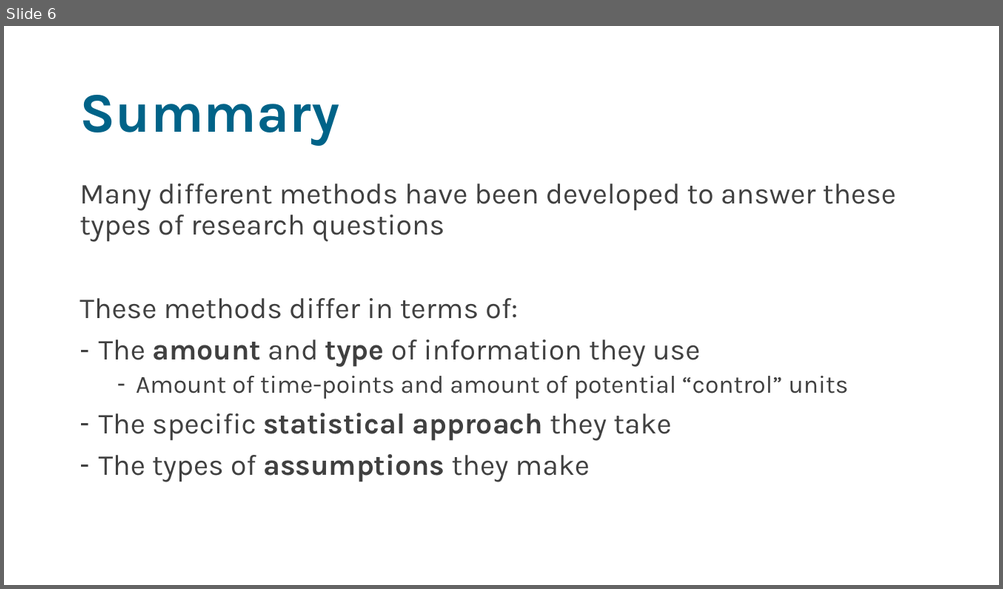
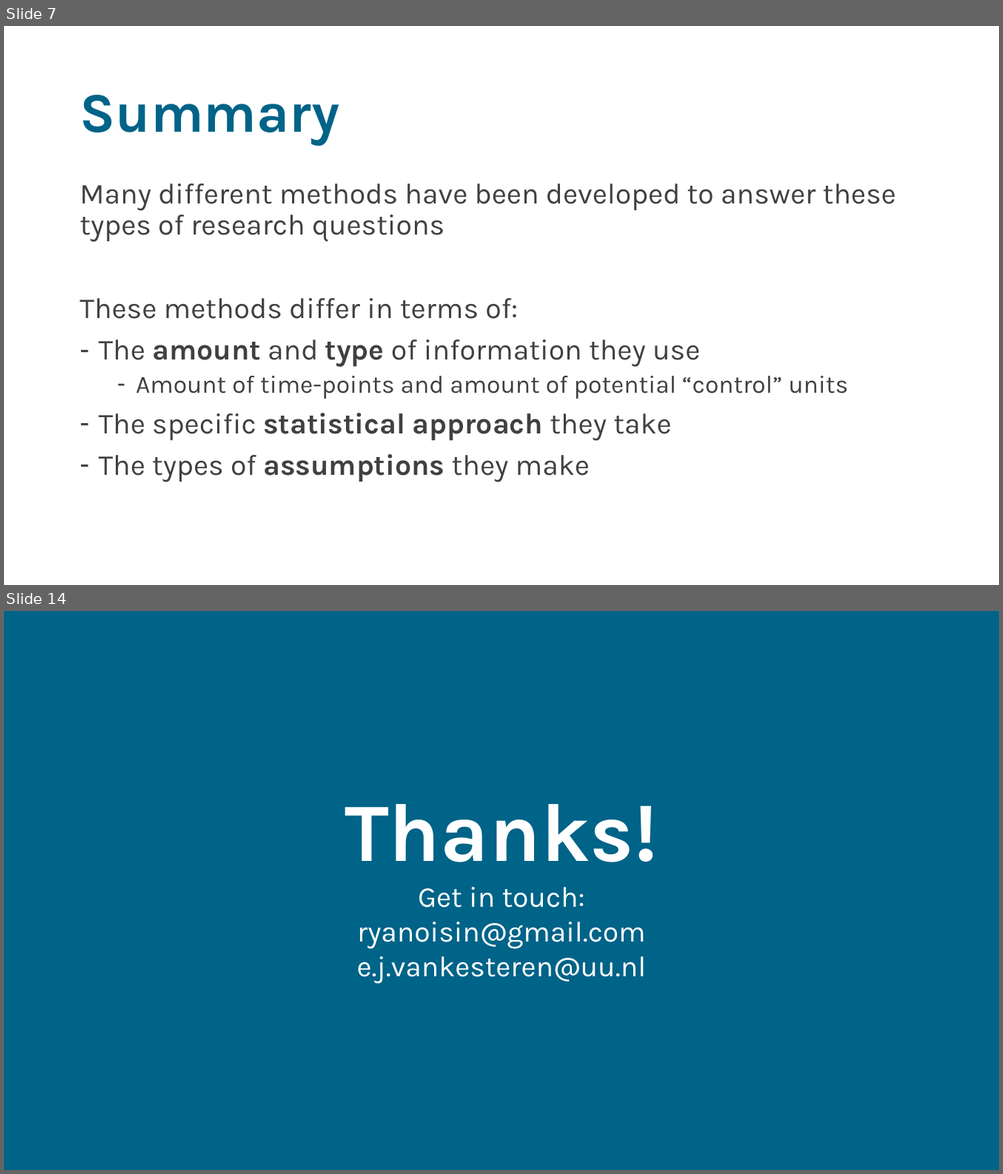
Before and after one commit to sodascience/workshop_causal_impact_assessment, a slide deck: lectures/05_discussion/discussion.pptx. Shown one above the other, each under a label of ours: slide 6 before the commit, slides 7 and 14 after it; the slides between them are not shown. The pictures are 1003x589 and 1003x1174 pixels, drawn with LibreOffice and Linux fonts; fonts in the diff are those of the drawing. Boxes give left, top, right and bottom in pixels: in the first picture for what was removed or moved away, otherwise in the second. Text is boxed around its words. In the diff, an @@ line names an element or a change of style, - is before the commit and + after.

```diff
--- a/lectures/05_discussion/discussion.pptx
+++ b/lectures/05_discussion/discussion.pptx
@@ slide 14 added at (x1=4, y1=611, x2=999, y2=1170), background #006388 @@
@@ title added at (x1=344, y1=804, x2=657, y2=984), 27.9 pt, text #FFFFFF @@
+Thanks!
+Get in touch:
+ryanoisin@gmail.com
+e.j.vankesteren@uu.nl
@@ what was slide 6 is now slide 7 @@
```
Also in this commit, not shown: 4 slides changed, 5 other slides added, 31 slides removed, 2 other files.
